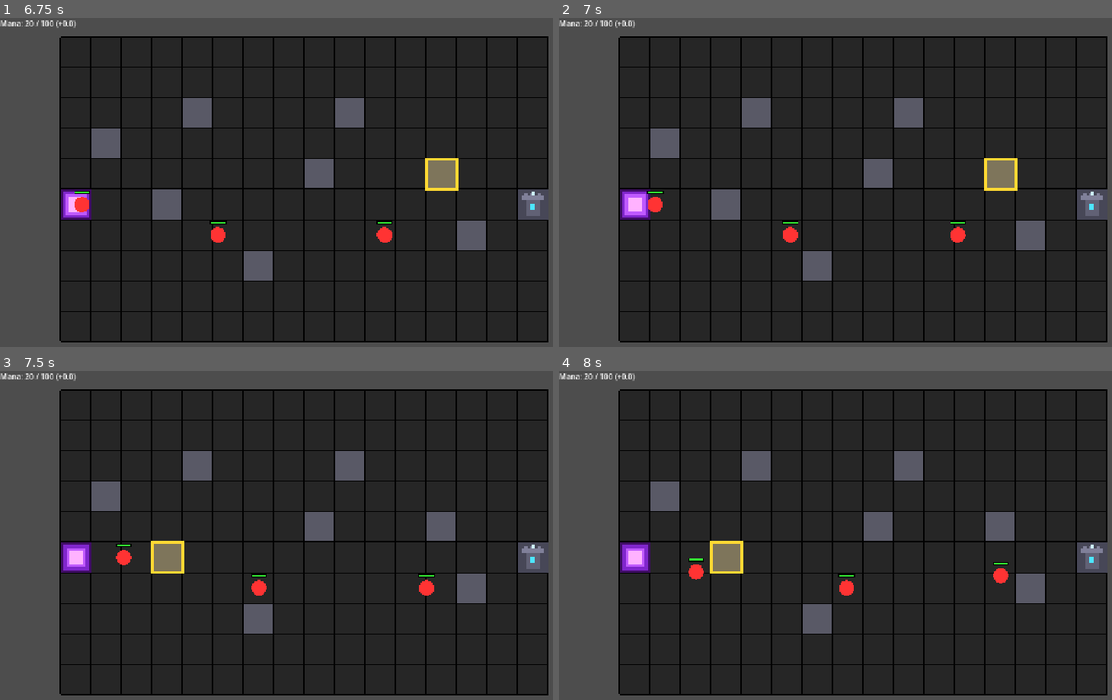
Above: before the commit, frames 1-4 (two rows, left to right).
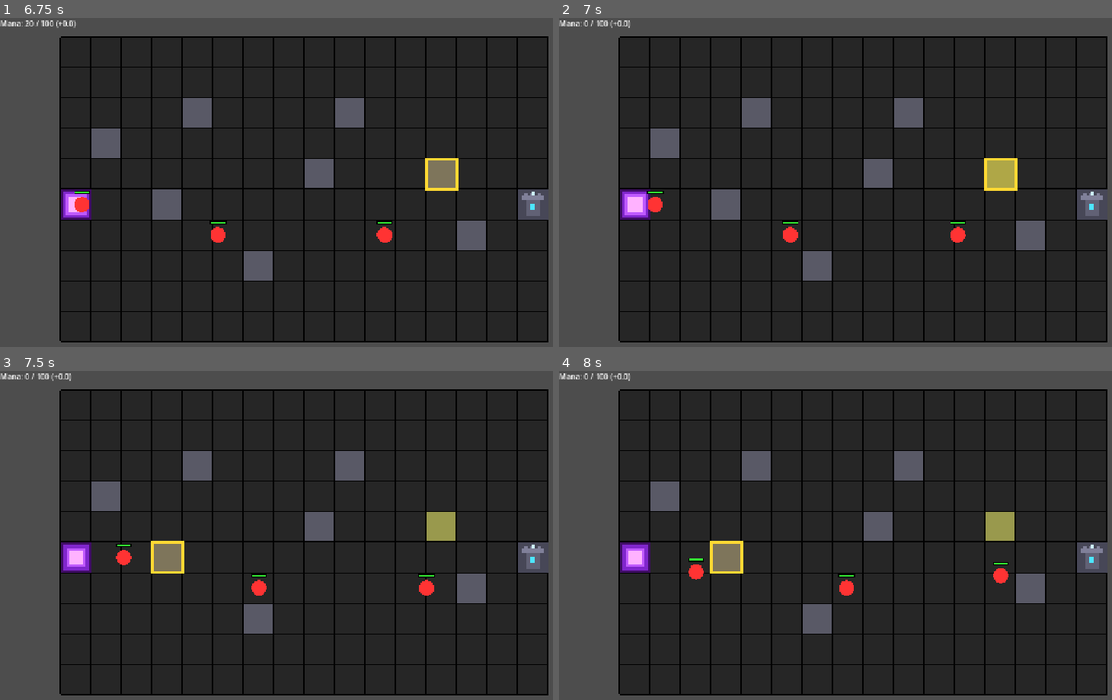
Above: after the commit, the same moments.

Repository: pawsforge/tower-defense
Game: Godot game, scene res://scenes/main/main.tscn
Two runs of this game, one before a commit and one after it. Both use one fixed random seed, a clock stepped at 60 frames per second and the inputs below.
Inputs (mouse positions are in pixels of both pictures, inside the frame that each line leads up to):
- Up to frame 1 (6.75 s): tap Enter at 0.5 s; move the mouse to (436, 172) at 0.52 s; tap R (start_round) at 0.6, 1.25, 2, 2.1, 2.75, 3.5, 3.6, 5.1, 6.6 s; click (436, 172) at 0.67 s; move the mouse to (182, 205) at 1.27 s; tap I every 1.5 s from 1.35 to 5.85 s; click (182, 205) at 1.42 s; move the mouse to (364, 113) at 2.02 s; click (364, 113) at 2.17 s; move the mouse to (276, 258) at 2.77 s; click (276, 258) at 2.92 s; move the mouse to (486, 241) at 3.52 s; click (486, 241) at 3.67 s; move the mouse to (121, 136) at 4.27 s; click (121, 136) at 4.42 s; move the mouse to (337, 189) at 5.02 s; click (337, 189) at 5.17 s; move the mouse to (215, 103) at 5.77 s; click (215, 103) at 5.92 s; move the mouse to (436, 172) at 6.52 s; click (436, 172) at 6.67 s
- Up to frame 2 (7 s): no input
- Up to frame 3 (7.5 s): move the mouse to (182, 558) at 7.27 s; tap I at 7.35 s; click (182, 558) at 7.42 s
- Up to frame 4 (8 s): no input

Frame 1 is identical in both runs. In frame 2, 0.5% of the frame differs, in the area x 4-83%, y 0-60%; in frame 3, 0.6%, in the area x 4-83%, y 0-52%; in frame 4, 0.6%.

Commit message:
Barrier tower can be upgrade to attacker tower (and downgraded the other way)

Diff:
--- a/project.godot
+++ b/project.godot
@@ -13,6 +13,7 @@
 config/name="Tower Defense"
 run/main_scene="uid://baofl473gw5ud"
 config/features=PackedStringArray("4.6", "Forward Plus")
+run/max_fps=30
 config/icon="res://icon.svg"
 
 [display]
--- a/scripts/grid/grid.gd
+++ b/scripts/grid/grid.gd
@@ -9,11 +9,13 @@
 	REMOVE,
 }
 
+const TT = TowerType.Type
 const TILE_SIZE := 64
 const GRID_WIDTH := 16
 const GRID_HEIGHT := 10
 const EMPTY := 0
 const BLOCKED := 1
+const ATTACKER := 2
 const DIRS: Array[Vector2i] = [
 	Vector2i(1, 0),
 	Vector2i(-1, 0),
@@ -33,7 +35,7 @@
 var round_active: bool = false
 var debug_path: Array[Vector2i] = []
 var invalid_flash_time: float = 0.0
-var game: Node # reference to Main
+var game: Game # reference to Main
 var pressed_cell: Vector2i = Vector2i(-1, -1)
 var is_pressing: bool = false
 var pressed_button: int = -1
@@ -101,22 +103,32 @@
 			pressed_cell = Vector2i(-1, -1)
 			return
 
+		var current_tower_type = get_tower_type(cell)
 		if pressed_button == MOUSE_BUTTON_LEFT:
-			if grid[cell.y][cell.x] == BLOCKED:
+			if current_tower_type == TT.ATTACKER:
 				_trigger_invalid_feedback()
-			elif not game.can_afford_barrier():
-				_trigger_invalid_feedback()
-			elif _can_place(cell):
-				grid[cell.y][cell.x] = BLOCKED
-				game.spend_barrier_cost()
+			elif current_tower_type == TT.BARRIER:
+				if _can_place(TT.ATTACKER, cell):
+					_set_tower_type(TT.ATTACKER, cell)
+					game.spend_mana(TT.ATTACKER)
+					_after_grid_changed()
+				else:
+					_trigger_invalid_feedback()
+			elif _can_place(TT.BARRIER, cell):
+				_set_tower_type(TT.BARRIER, cell)
+				game.spend_mana(TT.BARRIER)
 				_after_grid_changed()
 			else:
 				_trigger_invalid_feedback()
 
 		elif pressed_button == MOUSE_BUTTON_RIGHT:
-			if grid[cell.y][cell.x] == BLOCKED:
-				grid[cell.y][cell.x] = EMPTY
-				game.refund_barrier_cost()
+			if current_tower_type == TT.ATTACKER:
+				_set_tower_type(TT.BARRIER, cell)
+				game.queue_mana_refund(TT.ATTACKER)
+				_after_grid_changed()
+			elif current_tower_type == TT.BARRIER:
+				_set_tower_type(TT.EMPTY, cell)
+				game.queue_mana_refund(TT.BARRIER)
 				_after_grid_changed()
 			else:
 				_trigger_invalid_feedback()
@@ -127,7 +139,8 @@
 
 func _draw():
 	var base_empty := Color(0.15, 0.15, 0.15)
-	var base_blocked := Color(0.35, 0.35, 0.4)
+	var base_barrier := Color(0.35, 0.35, 0.4)
+	var base_attacker := Color(0.6, 0.6, 0.3)
 	var grid_line := Color(0.0, 0.0, 0.0)
 	var invalid_flash := invalid_flash_time > 0.0
 
@@ -137,8 +150,11 @@
 			var rect := Rect2(grid_to_local(cell), Vector2(TILE_SIZE, TILE_SIZE))
 
 			var fill := base_empty
-			if grid[y][x] == BLOCKED:
-				fill = base_blocked
+			var tower = get_tower_type(cell)
+			if tower == TT.ATTACKER:
+				fill = base_attacker
+			elif tower == TT.BARRIER:
+				fill = base_barrier
 
 			if invalid_flash and hovered_in_bounds and cell == hovered_cell:
 				fill = Color(0.8, 0.2, 0.2)
@@ -288,7 +304,7 @@
 			if visited.has(next_cell):
 				continue
 
-			if grid[next_cell.y][next_cell.x] == BLOCKED:
+			if get_tower_type(next_cell) != TT.EMPTY:
 				continue
 
 			visited[next_cell] = true
@@ -296,6 +312,14 @@
 			queue.append(next_cell)
 
 	return [] # no path (shouldn't happen if your placement rules are correct)
+
+
+func get_tower_type(cell: Vector2i) -> TT:
+	return grid[cell.y][cell.x]
+
+
+func _set_tower_type(tower_type: TT, cell: Vector2i) -> void:
+	grid[cell.y][cell.x] = tower_type
 
 
 func _after_grid_changed():
@@ -310,11 +334,11 @@
 	for y in GRID_HEIGHT:
 		var row: Array[int] = []
 		for x in GRID_WIDTH:
-			row.append(EMPTY)
+			row.append(TT.EMPTY)
 		grid.append(row)
 
 
-func _update_hover():
+func _update_hover() -> void:
 	var local_pos: Vector2 = to_local(get_global_mouse_position())
 	var cell: Vector2i = local_to_grid(local_pos)
 
@@ -331,12 +355,12 @@
 		queue_redraw()
 		return
 
-	if grid[cell.y][cell.x] == BLOCKED:
+	if get_tower_type(cell) != TT.EMPTY:
 		hover_mode = HoverMode.REMOVE
 		queue_redraw()
 		return
 
-	if _can_place(cell):
+	if _can_place(TT.BARRIER, cell):
 		hover_mode = HoverMode.PLACE_VALID
 	else:
 		hover_mode = HoverMode.PLACE_INVALID
@@ -344,8 +368,8 @@
 	queue_redraw()
 
 
-func _can_place(cell: Vector2i) -> bool:
-	if not game.can_afford_barrier():
+func _can_place(tower_type: TT, cell: Vector2i) -> bool:
+	if not game.can_afford(tower_type):
 		return false
 
 	if not _in_bounds(cell):
@@ -354,16 +378,16 @@
 	if cell == spawn or cell == goal:
 		return false
 
-	if grid[cell.y][cell.x] == BLOCKED:
+	var current_tower_type = get_tower_type(cell)
+
+	if current_tower_type == TT.ATTACKER:
 		return false
 
 	if _is_cell_occupied_by_enemy(cell):
 		return false
 
-	grid[cell.y][cell.x] = BLOCKED
-
+	_set_tower_type(TT.BARRIER, cell)
 	var valid := true
-
 	if not _path_exists_from(spawn):
 		valid = false
 	else:
@@ -373,7 +397,7 @@
 				valid = false
 				break
 
-	grid[cell.y][cell.x] = EMPTY
+	_set_tower_type(current_tower_type, cell)
 	return valid
 
 
--- a/scripts/main/main.gd
+++ b/scripts/main/main.gd
@@ -1,5 +1,7 @@
+class_name Game
 extends Node2D
 
+const TT = TowerType.Type
 const ENEMIES_PER_ROUND := 5
 
 var round_active: bool = false
@@ -12,7 +14,11 @@
 var available_mana: float = max_mana
 var mana_pending_refund: float = 0.0
 var mana_regen_rate: float = 5.0
-var barrier_cost: float = 10.0
+var build_or_upgrade_cost: Dictionary[TT, int] = {
+	TT.EMPTY: 0,
+	TT.BARRIER: 10,
+	TT.ATTACKER: 20,
+}
 
 @onready var mana_label: Label = $ManaLabel
 
@@ -38,10 +44,11 @@
 		available_mana = clampf(available_mana, 0.0, max_mana)
 
 		if mana_pending_refund < 0.0001:
+			available_mana += mana_pending_refund
 			mana_pending_refund = 0.0
 			available_mana = snappedf(available_mana, 0.001)
 
-		if available_mana >= barrier_cost:
+		if available_mana >= build_or_upgrade_cost[TT.BARRIER]:
 			$Grid.refresh_hover()
 
 		_update_mana_label()
@@ -82,20 +89,20 @@
 	print("Round ended")
 
 
-func can_afford_barrier() -> bool:
-	return available_mana + 0.0001 >= barrier_cost # be tolerant of tiny float errors
+func can_afford(tower_type: TT) -> bool:
+	return available_mana + 0.0001 >= build_or_upgrade_cost[tower_type] # be tolerant of tiny float errors
 
 
-func spend_barrier_cost() -> bool:
-	if can_afford_barrier():
-		available_mana -= barrier_cost
+func spend_mana(tower_type: TT) -> bool:
+	if can_afford(tower_type):
+		available_mana -= build_or_upgrade_cost[tower_type]
 		_update_mana_label()
 		return true
 	return false
 
 
-func refund_barrier_cost():
-	mana_pending_refund += barrier_cost
+func queue_mana_refund(tower_type: TT):
+	mana_pending_refund += build_or_upgrade_cost[tower_type]
 	_update_mana_label()
 
 
--- /dev/null
+++ b/scripts/shared/tower_type.gd
@@ -0,0 +1,9 @@
+class_name TowerType
+extends RefCounted
+
+enum Type {
+	ATTACKER,
+	BARRIER,
+	## EMPTY will be removed in favor of null when we transition to towers as nodes/scenes
+	EMPTY,
+}
Not shown, added: scripts/shared/tower_type.gd.uid
